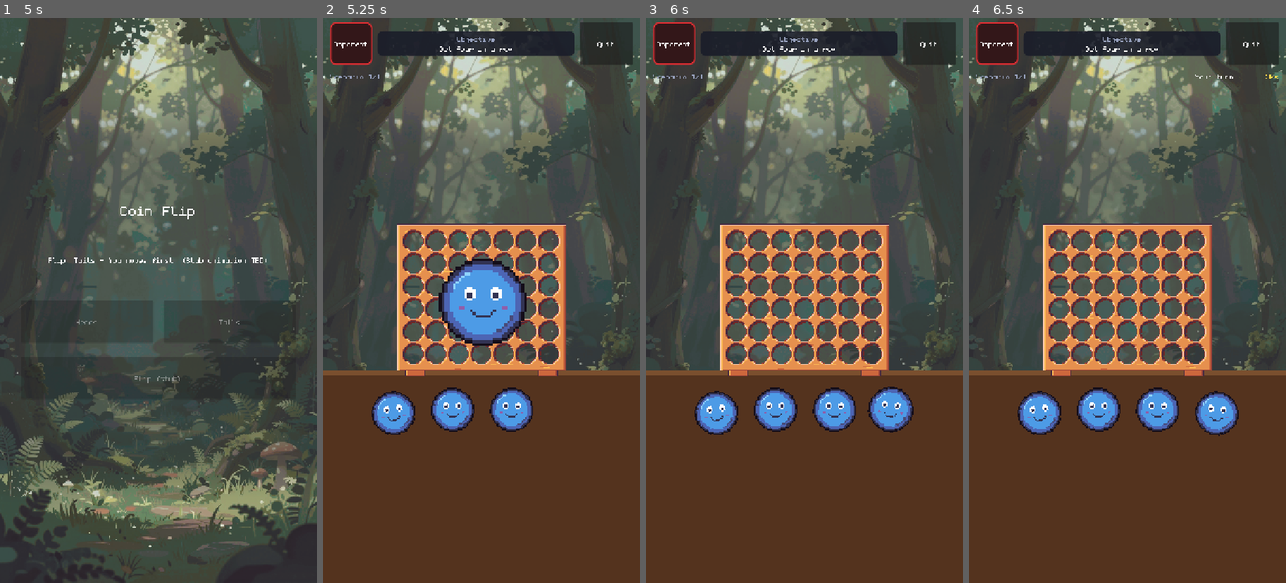
Above: before the commit, frames 1-4 (left to right).
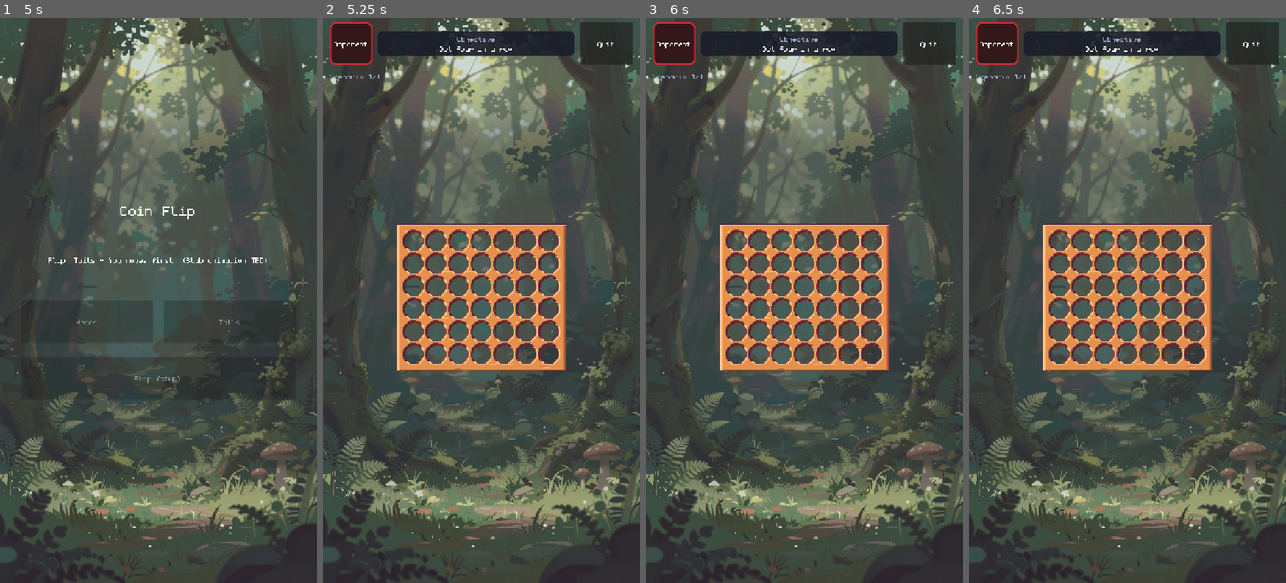
Above: after the commit, the same moments.

Repository: chumbb/four-in-a-rogue
Game: Godot game, scene res://scenes/app/boot.tscn
Same seed, same stepped clock (60 frames per second), same inputs: the game is played once before the commit and once after it.
Inputs (mouse positions are in pixels of both pictures, inside the frame that each line leads up to):
- Up to frame 1 (5 s): tap Enter (ui_accept) at 0.5, 0.77, 4.25 s; move the mouse to (228, 272) at 0.52 s; click (228, 272) at 0.67 s; click "Continue" at 1.25 s; click "Heads" at 2 s; click "Tails" at 2.75 s; click "Flip (stub)" at 3.5 s; drag from (95, 328) to (142, 413) at 4.27 s
- Up to frame 2 (5.25 s): tap Enter (ui_accept) at 5 s; move the mouse to (513, 176) at 5.02 s; click (513, 176) at 5.17 s
- Up to frame 3 (6 s): tap Enter (ui_accept) at 5.75 s; drag from (788, 413) to (709, 215) at 5.77 s
- Up to frame 4 (6.5 s): no input

Frame 1 is identical in both runs. In frame 2, 39% of the frame differs, in the area x 0-100%, y 42-100%; in frame 3, 36%; in frame 4, 36%.
Error after the commit: Parse Error: Cannot infer the type of "top" variable because the value doesn't have a set type. (res://scripts/scenario/scenario_placeholder.gd:143)

Commit message:
Art: remove the board's feet
Sean: the board doesn't stand on anything; it just occupies the middle of
the screen. The art canvas keeps its 240x216 size (empty 8 px strip), so
the geometry is unchanged.

Co-Authored-By: Claude Opus 5.5 <noreply@anthropic.com>

Diff:
--- a/scripts/board/board_view_2d.gd
+++ b/scripts/board/board_view_2d.gd
@@ -19,8 +19,8 @@
 const CANVAS_WIDTH := 270 ## game px; sets the pixel scale (slice §2A)
 const CELL := 32
 const GRID_ORIGIN := Vector2i(8, 8) ## top-left of cell (0, top row) in the board art
-const BOARD_SIZE := Vector2i(240, 216) ## board art incl. feet
-const PANEL_HEIGHT := 208 ## board art without the feet
+const BOARD_SIZE := Vector2i(240, 216) ## board art canvas (panel + an empty 8 px strip; no feet)
+const PANEL_HEIGHT := 208 ## the board panel itself
 ## The Goob disc sits 1 px low in its 32 px frame; this centres it in a hole.
 const GOOB_OFFSET := Vector2i(0, -1)
 
@@ -224,11 +224,6 @@
 	return _k * (pixel_scale + 1) / pixel_scale
 
 
-## Viewport y (logical px) of the bottom of the board panel: where its feet
-## stand on the table.
-func floor_bottom_y() -> float:
-	return _to_global(Vector2(0, PANEL_HEIGHT)).y
-
 
 ## Top-left of a Goob sprite sitting in (column, row), in game px.
 func cell_position(column: int, row: int) -> Vector2:
Binary file changed: art/board/board_preview4x.png
Binary file changed: assets/board/board_front.png
